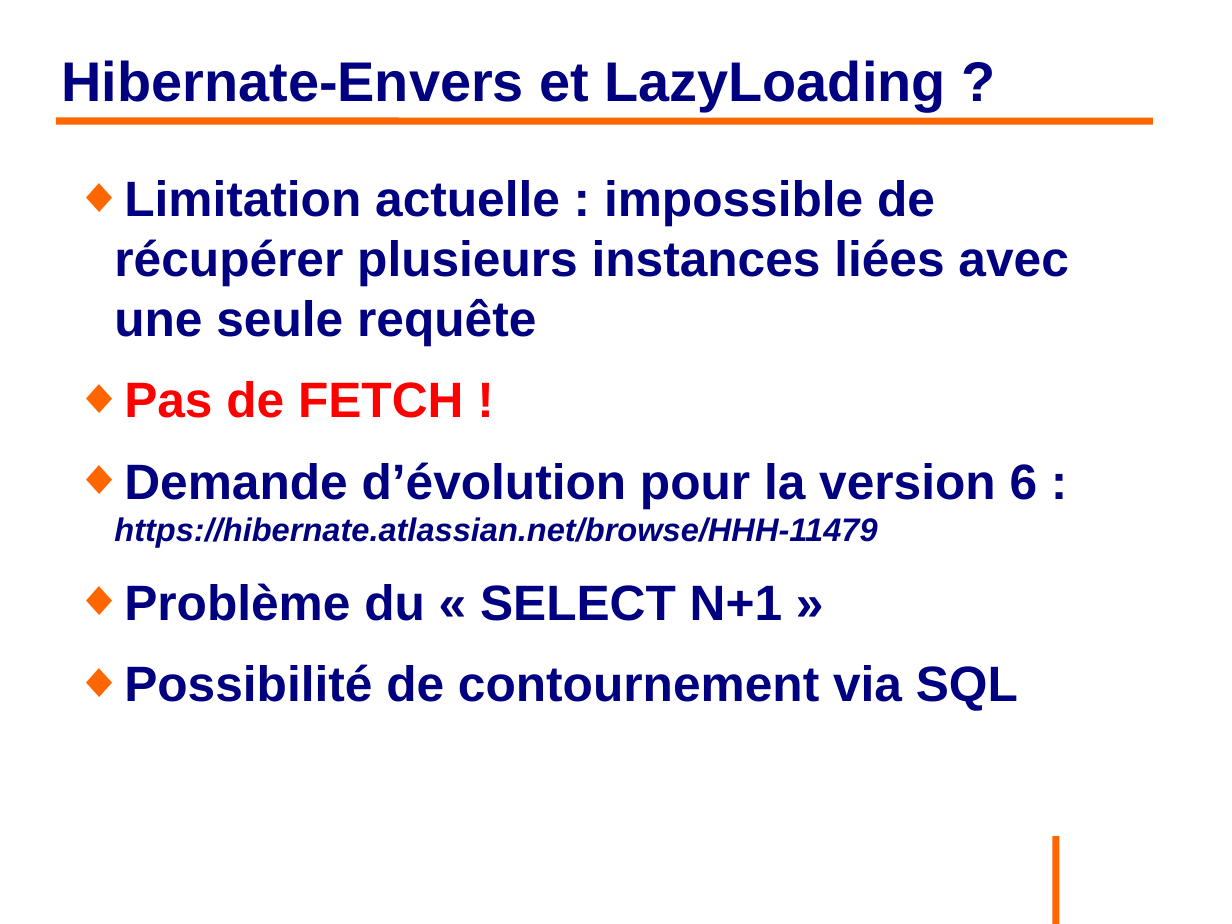
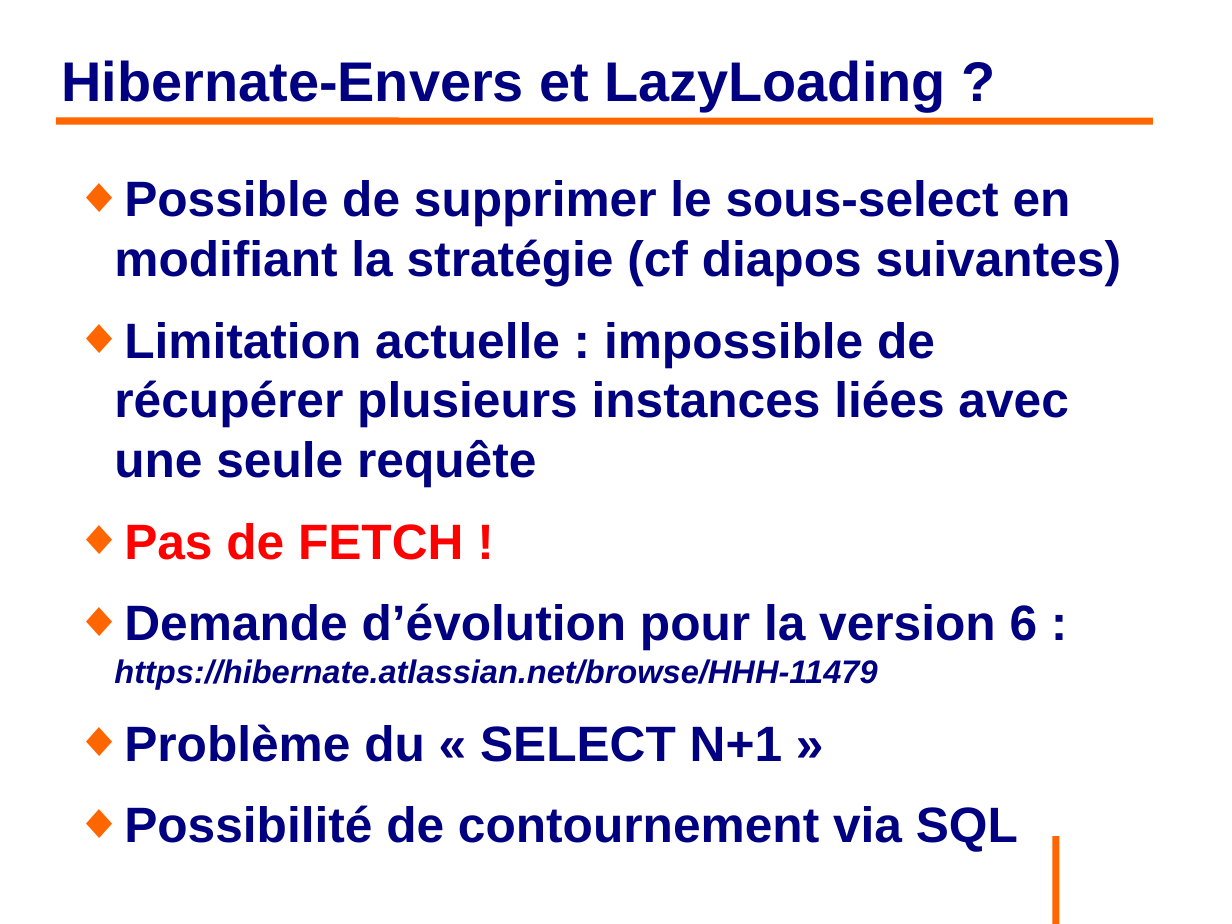
Before and after one commit to philphils/formation-hibernate-avancee, a slide deck: slide 147 of Documentation/diapo_formation_hibernate_avancee.odp. Drawn at 1232x924 pixels with LibreOffice and Linux fonts; fonts in the diff are those of the drawing; background and template pictures are left out. Boxes give left, top, right and bottom in pixels: in the first picture for what was removed or moved away, otherwise in the second. Text is boxed around its words. In the diff, an @@ line names an element or a change of style, - is before the commit and + after.

Commit message:
Diapo partie Hibernate envers après relecture

```diff
--- a/Documentation/diapo_formation_hibernate_avancee.odp
+++ b/Documentation/diapo_formation_hibernate_avancee.odp
@@ text at bbox=[114, 180, 1122, 286]: paragraph added @@
+◆ Possible de supprimer le sous-select en modifiant la stratégie (cf diapos suivantes)
```
Also in this commit, not shown: 8 other slides changed, 2 slides added.
